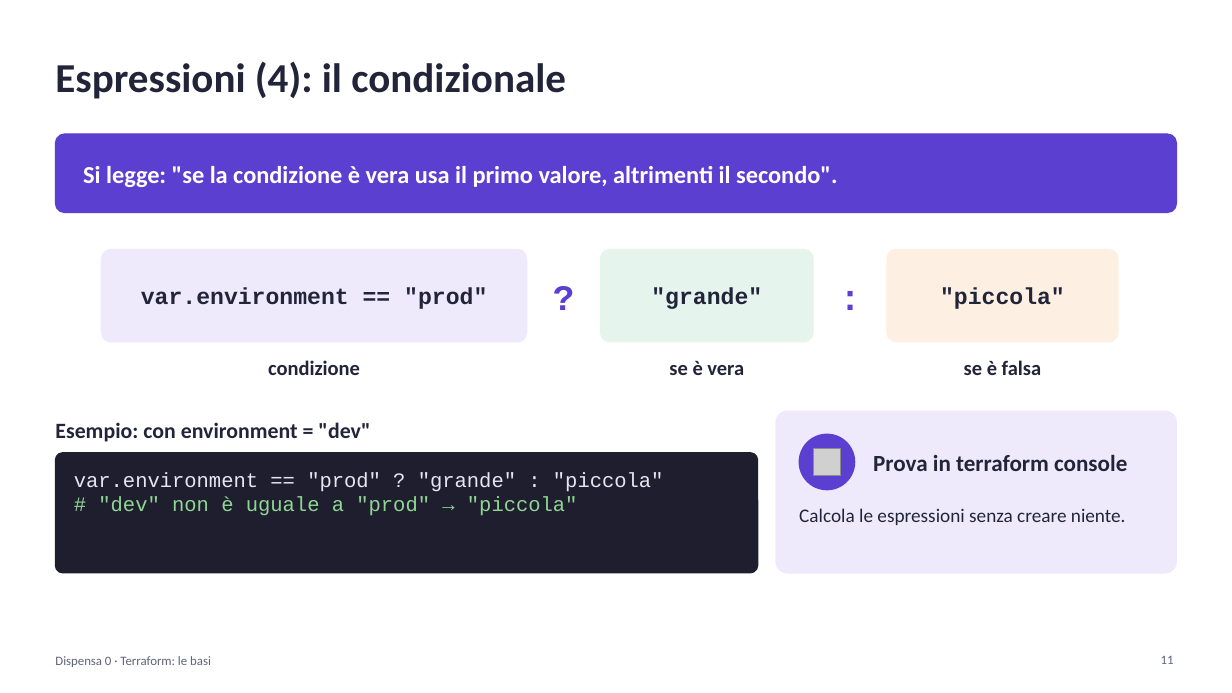
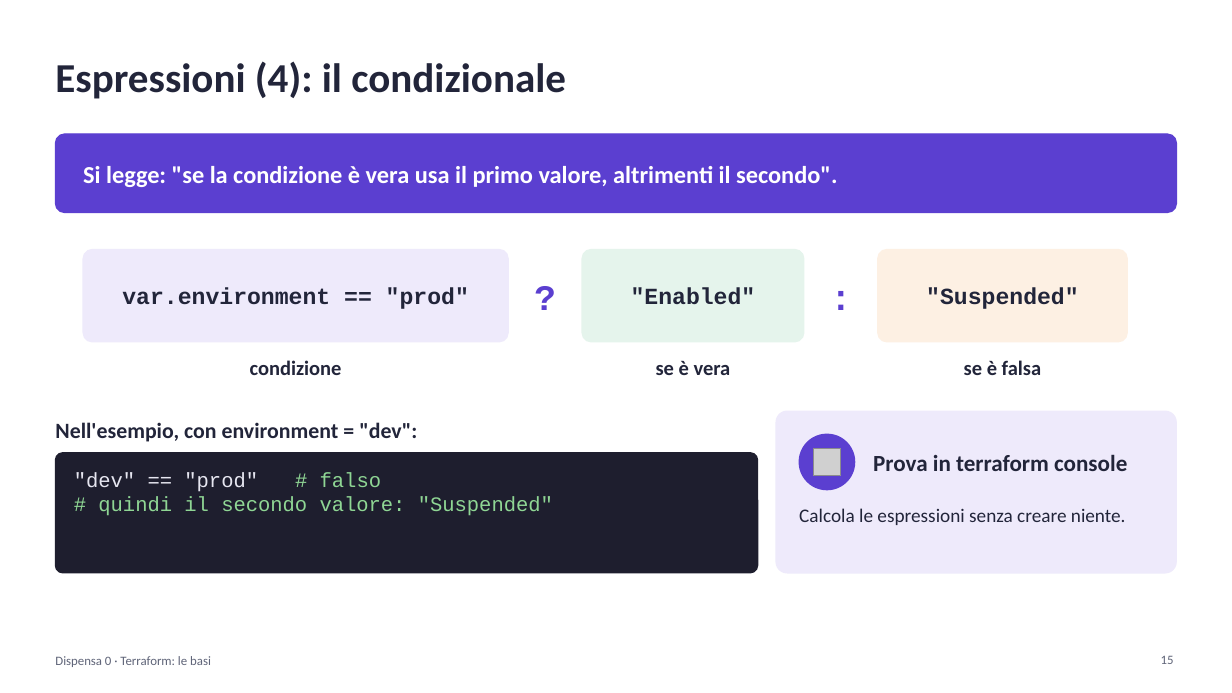
Before and after one commit to cereZ23/aws, a slide deck: slide 15 of slide/slide-0-terraform.pptx (slide 11 before the commit). Drawn at 1232x693 pixels with LibreOffice and Linux fonts; fonts in the diff are those of the drawing; grey boxes stand for pictures. Boxes give left, top, right and bottom in pixels: in the first picture for what was removed or moved away, otherwise in the second. Text is boxed around its words. In the diff, an @@ line names an element or a change of style, - is before the commit and + after.

Commit message:
Espressioni spiegate con un esempio concreto (bucket dei log dev/prod)

```diff
--- a/slide/slide-0-terraform.pptx
+++ b/slide/slide-0-terraform.pptx
@@ 3 texts, 1 rounded rectangle moved together from (x1=102, y1=250, x2=587, y2=375) to (x1=83, y1=250, x2=568, y2=375) @@
@@ rounded rectangle resized from (x1=601, y1=250, x2=813, y2=342) to (x1=582, y1=250, x2=804, y2=342) @@
@@ text ":" moved from (x1=827, y1=250, x2=873, y2=342) to (x1=818, y1=250, x2=864, y2=342) @@
@@ rounded rectangle resized from (x1=887, y1=250, x2=1118, y2=342) to (x1=878, y1=250, x2=1128, y2=342) @@
@@ text at (x1=631, y1=288, x2=756, y2=305): text changed @@
-"grande"
+"Enabled"
@@ text at (x1=926, y1=288, x2=1078, y2=309): text changed @@
-"piccola"
+"Suspended"
@@ text "se è vera" moved from (x1=669, y1=361, x2=744, y2=375) to (x1=656, y1=361, x2=731, y2=375) @@
@@ text at (x1=55, y1=422, x2=417, y2=442): text changed @@
-Esempio: con environment = "dev"
+Nell'esempio, con environment = "dev":
@@ text at (x1=74, y1=472, x2=553, y2=516): text changed; text colour #E6E6F0 to #8FD694 @@
-var.environment == "prod" ? "grande" : "piccola"
-# "dev" non è uguale a "prod" → "piccola"
+"dev" == "prod" # falso
+# quindi il secondo valore: "Suspended"
@@ page number at (x1=1161, y1=656, x2=1174, y2=664): text changed @@
-11
+15
```
Also in this commit, not shown: 4 other slides changed, 4 slides added, 1 other file.
